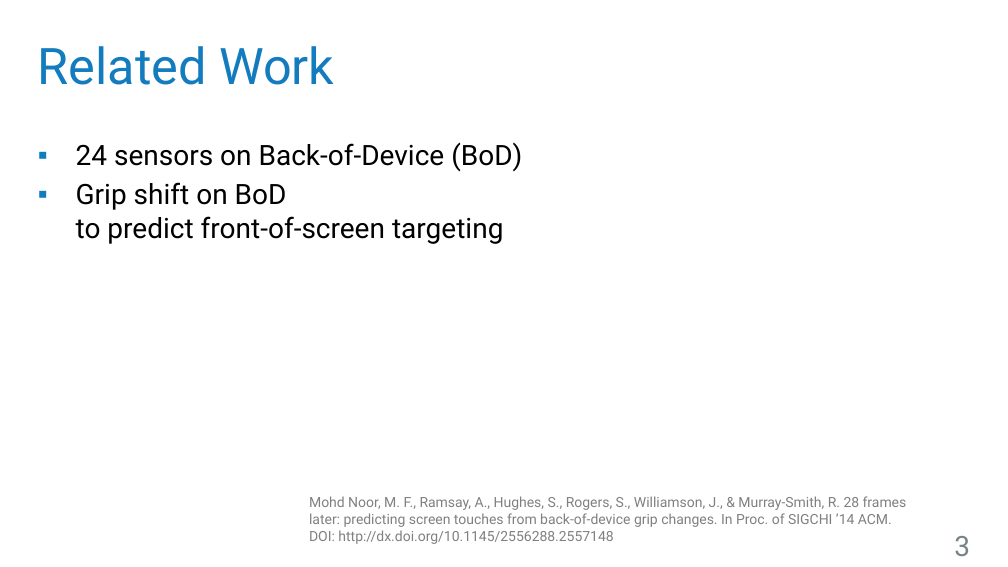
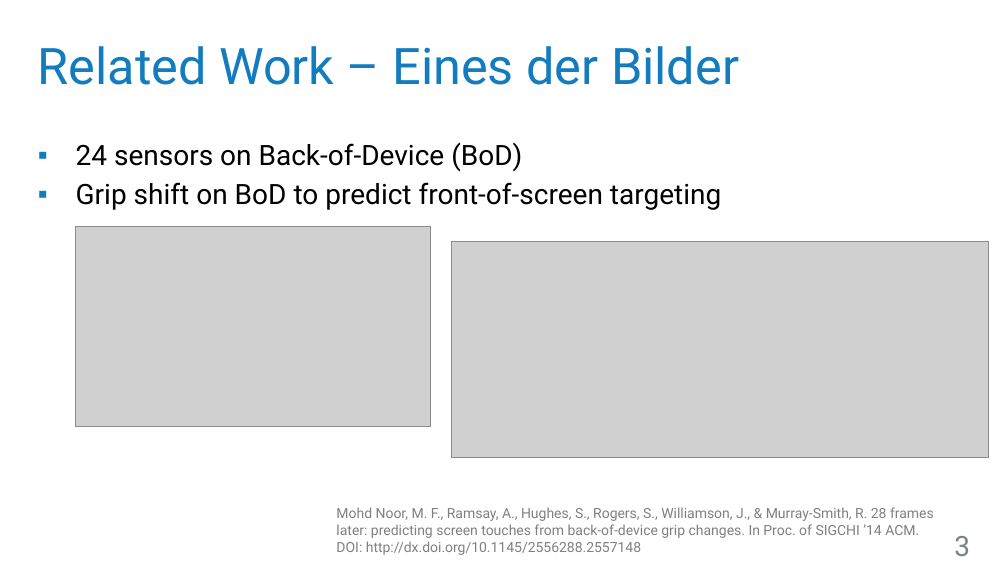
Before and after one commit to Stunkymonkey/fapra-imu, a slide deck: slide 3 of Presentation_Buehler_Steuerlein.pptx. Drawn at 1008x567 pixels with LibreOffice and Linux fonts; fonts in the diff are those of the drawing; grey boxes stand for pictures; background and template pictures are left out. Boxes give left, top, right and bottom in pixels: in the first picture for what was removed or moved away, otherwise in the second. Text is boxed around its words. In the diff, an @@ line names an element or a change of style, - is before the commit and + after.

```diff
--- a/Presentation_Buehler_Steuerlein.pptx
+++ b/Presentation_Buehler_Steuerlein.pptx
@@ title at (x1=38, y1=46, x2=739, y2=85): text changed @@
-Related Work
+Related Work – Eines der Bilder
@@ text "24 sensors on Back-of-Device (BoD)" rewrapped from (x1=76, y1=142, x2=522, y2=244) to (x1=76, y1=142, x2=721, y2=210) @@
@@ picture added at (x1=76, y1=227, x2=430, y2=426) @@
@@ picture added at (x1=452, y1=242, x2=989, y2=458) @@
@@ text "Mohd Noor, M. F., Ramsay, ..." moved from (x1=309, y1=496, x2=907, y2=544) to (x1=336, y1=507, x2=934, y2=555) @@
```
Also in this commit, not shown: 1 other slide changed, 2 slides added, 1 slide removed.
